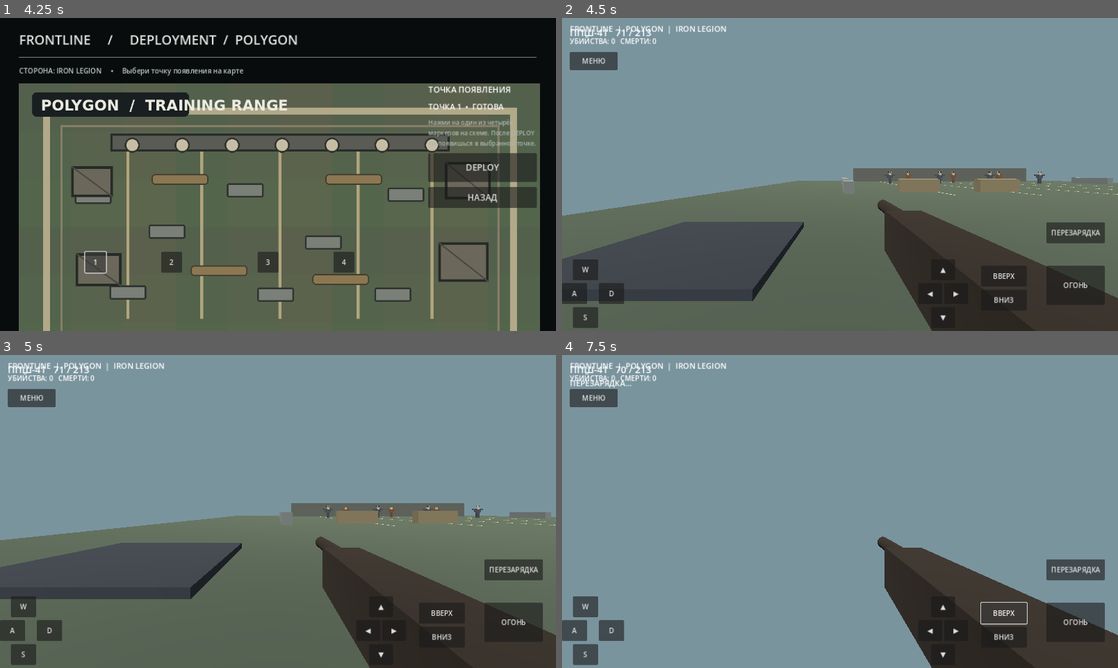
Above: before the commit, frames 1-4 (two rows, left to right).
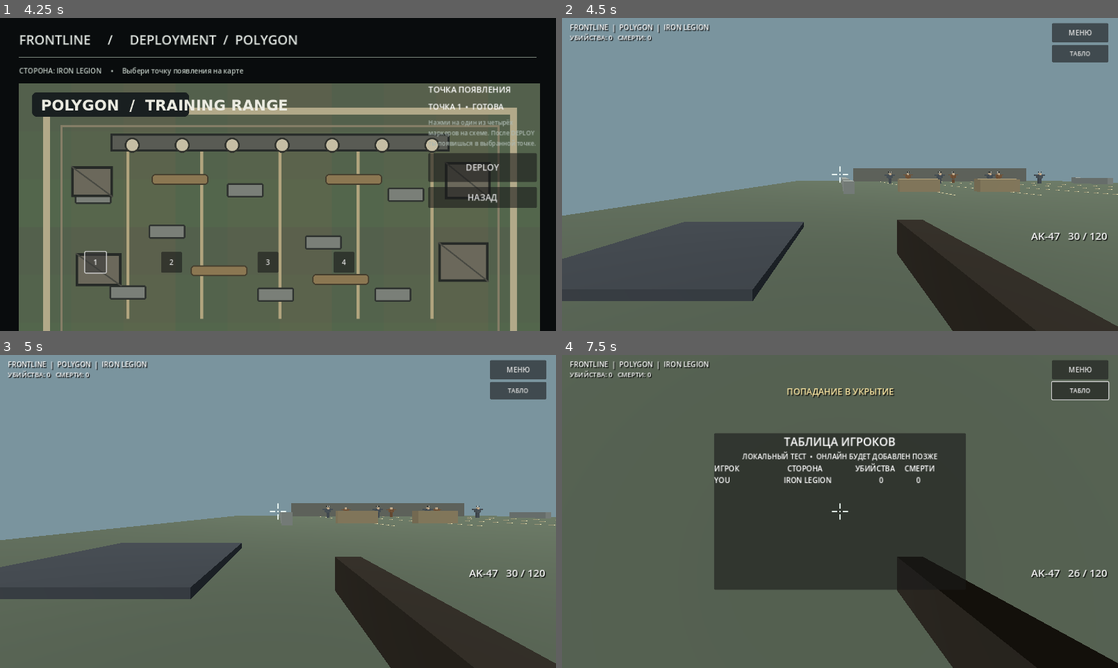
Above: after the commit, the same moments.

Repository: Bihan293/FRONTLINE_Godot
Game: Godot game, scene res://scenes/MainMenu.tscn
The game is run twice, just before and just after one commit, with the same random seed, the same clock (stepped at 60 frames per second) and the same inputs.
Inputs (mouse positions are in pixels of both pictures, inside the frame that each line leads up to):
- Up to frame 1 (4.25 s): click "ИГРАТЬ" at 0.5 s; click "POLYGON Тренировочный полигон" at 1.25 s; click "ИГРАТЬ НА ЭТОЙ КАРТЕ" at 2 s; click "ВЫБРАТЬ" at 2.75 s; click "1" at 3.5 s
- Up to frame 2 (4.5 s): click "DEPLOY" at 4.25 s
- Up to frame 3 (5 s): no input
- Up to frame 4 (7.5 s): click (1073, 621) at 5 s, where only the run before the commit has a clickable "ОГОНЬ"; click (1073, 570) at 5.75 s, where only the run before the commit has a clickable "ПЕРЕЗАРЯДКА"; click (1079, 389) at 6.5 s, where only the run after the commit has a clickable "ТАБЛО"; click (1001, 611) at 7.25 s, where only the run before the commit has a clickable "ВВЕРХ"

Frame 1 is identical in both runs. In frame 2, 8.1% of the frame differs, in the area x 0-100%, y 1-100%; in frame 3, 8.3%; in frame 4, 93%, in the area x 0-100%, y 0-100%.
Error after the commit: Parse Error: Cannot infer the type of "knob" variable because the value doesn't have a set type. (res://scripts/mobile_controls.gd:127)

Commit message:
fix(mobile): joystick + swipe look, correct recoil, non-overlapping HUD
- virtual analog joystick (left) and drag-look (rest of screen)
- touch controls are custom-drawn; no mouse emulation dependency
- fix inverted look axes and downward recoil (kick is now upward with recovery)
- hold-to-fire, reload/crouch/jump buttons, crosshair + hitmarker
- split HUD: stats top-left, MENU/TABLO top-right, ammo bottom-right, notice top-center
- fix TAB scoreboard toggle overriding mobile button

Diff:
--- /dev/null
+++ b/scripts/crosshair.gd
@@ -0,0 +1,37 @@
+extends Control
+class_name Crosshair
+
+var _hit_time := 0.0
+
+func _ready() -> void:
+    set_anchors_and_offsets_preset(Control.PRESET_FULL_RECT)
+    mouse_filter = Control.MOUSE_FILTER_IGNORE
+    set_process(true)
+
+func flash_hit() -> void:
+    _hit_time = 0.16
+    queue_redraw()
+
+func _process(delta: float) -> void:
+    if _hit_time > 0.0:
+        _hit_time = maxf(0.0, _hit_time - delta)
+        queue_redraw()
+
+func _draw() -> void:
+    var c := size * 0.5
+    var gap := 7.0
+    var length := 11.0
+    var col := Color(0.96, 1.0, 0.98, 0.88)
+    draw_line(c + Vector2(-gap - length, 0), c + Vector2(-gap, 0), col, 2.0, true)
+    draw_line(c + Vector2(gap, 0), c + Vector2(gap + length, 0), col, 2.0, true)
+    draw_line(c + Vector2(0, -gap - length), c + Vector2(0, -gap), col, 2.0, true)
+    draw_line(c + Vector2(0, gap), c + Vector2(0, gap + length), col, 2.0, true)
+    draw_circle(c, 1.6, col)
+    if _hit_time > 0.0:
+        var hit_col := Color(1.0, 0.28, 0.22, minf(1.0, _hit_time / 0.08))
+        var a := 8.0
+        var b := 19.0
+        draw_line(c + Vector2(-b, -b), c + Vector2(-a, -a), hit_col, 3.0, true)
+        draw_line(c + Vector2(b, -b), c + Vector2(a, -a), hit_col, 3.0, true)
+        draw_line(c + Vector2(-b, b), c + Vector2(-a, a), hit_col, 3.0, true)
+        draw_line(c + Vector2(b, b), c + Vector2(a, a), hit_col, 3.0, true)
--- /dev/null
+++ b/scripts/mobile_controls.gd
@@ -0,0 +1,150 @@
+extends Control
+class_name MobileControls
+
+## Полностью кастомное мобильное управление:
+## - аналоговый джойстик слева
+## - свайп-обзор по свободной части экрана
+## - круглые кнопки огня / перезарядки / приседа / прыжка
+## Всё считается в координатах экрана и не зависит от эмуляции мыши.
+
+signal move_changed(value: Vector2)
+signal look_delta(delta: Vector2)
+signal fire_changed(pressed: bool)
+signal reload_pressed
+signal stance_down_pressed
+signal stance_up_pressed
+
+const JOY_RADIUS := 92.0
+const JOY_DEADZONE := 0.12
+const FIRE_RADIUS := 76.0
+const SMALL_RADIUS := 42.0
+
+var _joy_origin := Vector2.ZERO
+var _joy_value := Vector2.ZERO
+var _joy_touch := -1
+var _look_touch := -1
+var _button_touches: Dictionary = {}
+var _active: Dictionary = {}
+
+func _ready() -> void:
+    set_anchors_and_offsets_preset(Control.PRESET_FULL_RECT)
+    mouse_filter = Control.MOUSE_FILTER_IGNORE
+    set_process_input(true)
+    resized.connect(queue_redraw)
+
+func _layout() -> Dictionary:
+    var s := size
+    return {
+        "joy": Vector2(150.0, s.y - 155.0),
+        "fire": Vector2(s.x - 118.0, s.y - 122.0),
+        "reload": Vector2(s.x - 118.0, s.y - 292.0),
+        "crouch": Vector2(s.x - 288.0, s.y - 120.0),
+        "jump": Vector2(s.x - 288.0, s.y - 238.0),
+    }
+
+func _input(event: InputEvent) -> void:
+    if event is InputEventScreenTouch:
+        if event.pressed:
+            _touch_down(event.index, event.position)
+        else:
+            _touch_up(event.index)
+    elif event is InputEventScreenDrag:
+        _touch_drag(event.index, event.position, event.relative)
+
+func _touch_down(index: int, pos: Vector2) -> void:
+    if _button_touches.has(index):
+        return
+    var l := _layout()
+    for id in ["fire", "reload", "crouch", "jump"]:
+        var radius := FIRE_RADIUS if id == "fire" else SMALL_RADIUS
+        if pos.distance_to(l[id]) <= radius * 1.15:
+            _button_touches[index] = id
+            _active[id] = true
+            _press(id)
+            queue_redraw()
+            return
+    if _joy_touch == -1 and pos.distance_to(l.joy) <= JOY_RADIUS * 1.7:
+        _joy_touch = index
+        _joy_origin = l.joy
+        _set_joy(Vector2.ZERO)
+        return
+    if _look_touch == -1:
+        _look_touch = index
+
+func _touch_up(index: int) -> void:
+    if _button_touches.has(index):
+        var id: String = _button_touches[index]
+        _button_touches.erase(index)
+        _active.erase(id)
+        if id == "fire":
+            fire_changed.emit(false)
+        queue_redraw()
+        return
+    if index == _joy_touch:
+        _joy_touch = -1
+        _set_joy(Vector2.ZERO)
+    elif index == _look_touch:
+        _look_touch = -1
+
+func _touch_drag(index: int, pos: Vector2, relative: Vector2) -> void:
+    if index == _joy_touch:
+        var d := pos - _joy_origin
+        if d.length() > JOY_RADIUS:
+            d = d.normalized() * JOY_RADIUS
+        _set_joy(d / JOY_RADIUS)
+    elif index == _look_touch:
+        look_delta.emit(relative)
+
+func _press(id: String) -> void:
+    match id:
+        "fire":
+            fire_changed.emit(true)
+        "reload":
+            reload_pressed.emit()
+        "crouch":
+            stance_down_pressed.emit()
+        "jump":
+            stance_up_pressed.emit()
+
+func _set_joy(value: Vector2) -> void:
+    var v := value
+    var length := v.length()
+    if length < JOY_DEADZONE:
+        v = Vector2.ZERO
+    else:
+        v = v.normalized() * ((length - JOY_DEADZONE) / (1.0 - JOY_DEADZONE))
+    _joy_value = v
+    move_changed.emit(v)
+    queue_redraw()
+
+func _draw() -> void:
+    var l := _layout()
+    var font := ThemeDB.fallback_font
+
+    # Джойстик
+    draw_circle(l.joy, JOY_RADIUS, Color(0.04, 0.06, 0.07, 0.38))
+    draw_arc(l.joy, JOY_RADIUS, 0.0, TAU, 64, Color(1, 1, 1, 0.28), 3.0, true)
+    var knob := l.joy + _joy_value * JOY_RADIUS
+    draw_circle(knob, JOY_RADIUS * 0.40, Color(0.85, 0.92, 1.0, 0.50))
+    draw_arc(knob, JOY_RADIUS * 0.40, 0.0, TAU, 48, Color(1, 1, 1, 0.45), 2.0, true)
+
+    _draw_button(l.fire, FIRE_RADIUS, "ОГОНЬ", "fire", Color(0.80, 0.18, 0.12, 0.50), font, 18)
+    _draw_button(l.reload, SMALL_RADIUS, "ПЕРЕЗАР.", "reload", Color(0.12, 0.32, 0.55, 0.48), font, 12)
+    _draw_button(l.crouch, SMALL_RADIUS, "ПРИСЕСТЬ", "crouch", Color(0.20, 0.34, 0.20, 0.48), font, 11)
+    _draw_button(l.jump, SMALL_RADIUS, "ПРЫЖОК", "jump", Color(0.34, 0.30, 0.12, 0.48), font, 12)
+
+func _draw_button(center: Vector2, radius: float, label: String, id: String, color: Color, font: Font, font_size: int) -> void:
+    var active: bool = bool(_active.get(id, false))
+    var fill := color.lightened(0.25) if active else color
+    draw_circle(center, radius, fill)
+    draw_arc(center, radius, 0.0, TAU, 64, Color(1, 1, 1, 0.40 if active else 0.28), 2.5, true)
+    var text_size := font.get_string_size(label, HORIZONTAL_ALIGNMENT_LEFT, -1, font_size)
+    draw_string(
+        font,
+        center + Vector2(-text_size.x * 0.5, font_size * 0.35),
+        label,
+        HORIZONTAL_ALIGNMENT_LEFT,
+        -1,
+        font_size,
+        Color(1, 1, 1, 0.95)
+    )
--- a/scripts/player.gd
+++ b/scripts/player.gd
@@ -1,30 +1,55 @@
 extends CharacterBody3D
 
+const MOBILE_CONTROLS = preload("res://scripts/mobile_controls.gd")
+const CROSSHAIR = preload("res://scripts/crosshair.gd")
+const MOUSE_SENS := 0.0022
+const TOUCH_SENS := 0.0030
 const SPEED := 5.2
 const SPRINT_SPEED := 7.4
 const JUMP_VELOCITY := 5.4
-const MOUSE_SENS := 0.0022
+const MAG_SIZE := 30
+const RESERVE_START := 120
+const RELOAD_TIME := 2.2
+const FIRE_INTERVAL := 0.10
+
 var camera: Camera3D
+var weapon_root: Node3D
+var weapon_base := Vector3.ZERO
+var muzzle_flash: MeshInstance3D
+var muzzle_flash_time := 0.0
+var weapon_kick := 0.0
+
 var pitch := 0.0
 var yaw := 0.0
+var recoil := Vector2.ZERO
 var stance := 0
 var fire_cooldown := 0.0
-var ammo := 71
-var reserve_ammo := 213
+var ammo := MAG_SIZE
+var reserve_ammo := RESERVE_START
 var is_reloading := false
 var reload_timer := 0.0
+
 var hud: CanvasLayer
 var ammo_label: Label
 var notice_label: Label
+var crosshair
+var notice_timer := 0.0
+
+var mobile_controls
 var mobile_move := Vector2.ZERO
-var mobile_look := Vector2.ZERO
+var mobile_fire := false
+var sprint_hold := 0.0
 
 func _ready() -> void:
     floor_snap_length = 0.25
     floor_max_angle = deg_to_rad(48.0)
     _build_player()
+    _build_weapon()
     _build_mobile_controls()
-    Input.mouse_mode = Input.MOUSE_MODE_CAPTURED
+    _build_hud()
+    if not OS.has_feature("mobile"):
+        Input.mouse_mode = Input.MOUSE_MODE_CAPTURED
+    _apply_look()
 
 func _build_player() -> void:
     var collision := CollisionShape3D.new()
@@ -35,93 +60,112 @@
     collision.position.y = 0.9
     add_child(collision)
     camera = Camera3D.new()
-    camera.position = Vector3(0,1.55,0)
+    camera.position = Vector3(0, 1.55, 0)
+    camera.fov = 75.0
     camera.current = true
     add_child(camera)
+
+func _build_weapon() -> void:
+    weapon_root = Node3D.new()
+    weapon_root.position = Vector3(0.27, -0.24, -0.46)
+    weapon_base = weapon_root.position
+    camera.add_child(weapon_root)
+    # Временная заглушка до подключения AK-47.
     var gun := MeshInstance3D.new()
     var gun_mesh := BoxMesh.new()
-    gun_mesh.size = Vector3(0.16,0.18,0.72)
+    gun_mesh.size = Vector3(0.10, 0.13, 0.66)
     gun.mesh = gun_mesh
-    gun.position = Vector3(0.28,-0.25,-0.55)
     var gun_mat := StandardMaterial3D.new()
-    gun_mat.albedo_color = Color(0.16,0.13,0.1)
+    gun_mat.albedo_color = Color(0.14, 0.12, 0.09)
+    gun_mat.roughness = 0.75
     gun.material_override = gun_mat
-    camera.add_child(gun)
-    var barrel := MeshInstance3D.new()
-    var barrel_mesh := CylinderMesh.new()
-    barrel_mesh.top_radius = 0.035
-    barrel_mesh.bottom_radius = 0.035
-    barrel_mesh.height = 0.5
-    barrel.mesh = barrel_mesh
-    barrel.rotation_degrees.x = 90
-    barrel.position = Vector3(0.28,-0.2,-1.08)
-    barrel.material_override = gun_mat
-    camera.add_child(barrel)
+    weapon_root.add_child(gun)
+    muzzle_flash = MeshInstance3D.new()
+    var flash_mesh := SphereMesh.new()
+    flash_mesh.radius = 0.07
+    flash_mesh.height = 0.14
+    muzzle_flash.mesh = flash_mesh
+    var flash_mat := StandardMaterial3D.new()
+    flash_mat.albedo_color = Color(1.0, 0.75, 0.25)
+    flash_mat.emission_enabled = true
+    flash_mat.emission = Color(1.0, 0.55, 0.12)
+    flash_mat.emission_energy_multiplier = 4.0
+    flash_mat.shading_mode = BaseMaterial3D.SHADING_MODE_UNSHADED
+    muzzle_flash.material_override = flash_mat
+    muzzle_flash.position = Vector3(0.0, 0.02, -0.72)
+    muzzle_flash.visible = false
+    weapon_root.add_child(muzzle_flash)
 
 func _build_mobile_controls() -> void:
+    var layer := CanvasLayer.new()
+    layer.layer = 20
+    add_child(layer)
+    mobile_controls = MOBILE_CONTROLS.new()
+    layer.add_child(mobile_controls)
+    mobile_controls.move_changed.connect(_on_move_changed)
+    mobile_controls.look_delta.connect(_on_look_delta)
+    mobile_controls.fire_changed.connect(_on_fire_changed)
+    mobile_controls.reload_pressed.connect(_reload)
+    mobile_controls.stance_down_pressed.connect(_down_action)
+    mobile_controls.stance_up_pressed.connect(_up_action)
+
+func _build_hud() -> void:
     hud = CanvasLayer.new()
+    hud.layer = 10
     add_child(hud)
+    crosshair = CROSSHAIR.new()
+    hud.add_child(crosshair)
     ammo_label = Label.new()
-    ammo_label.position = Vector2(18, 18)
-    ammo_label.add_theme_font_size_override("font_size", 22)
+    ammo_label.anchor_left = 1.0
+    ammo_label.anchor_right = 1.0
+    ammo_label.anchor_top = 1.0
+    ammo_label.anchor_bottom = 1.0
+    ammo_label.offset_left = -310.0
+    ammo_label.offset_right = -24.0
+    ammo_label.offset_top = -238.0
+    ammo_label.offset_bottom = -200.0
+    ammo_label.horizontal_alignment = HORIZONTAL_ALIGNMENT_RIGHT
+    ammo_label.vertical_alignment = VERTICAL_ALIGNMENT_CENTER
+    ammo_label.add_theme_font_size_override("font_size", 24)
+    ammo_label.add_theme_color_override("font_color", Color(1, 1, 1, 0.95))
+    ammo_label.add_theme_color_override("font_shadow_color", Color(0, 0, 0, 0.8))
+    ammo_label.add_theme_constant_override("shadow_offset_x", 2)
+    ammo_label.add_theme_constant_override("shadow_offset_y", 2)
     hud.add_child(ammo_label)
     notice_label = Label.new()
-    notice_label.position = Vector2(18, 52)
-    notice_label.add_theme_font_size_override("font_size", 18)
+    notice_label.anchor_left = 0.0
+    notice_label.anchor_right = 1.0
+    notice_label.offset_left = 0.0
+    notice_label.offset_right = 0.0
+    notice_label.offset_top = 68.0
+    notice_label.offset_bottom = 102.0
+    notice_label.horizontal_alignment = HORIZONTAL_ALIGNMENT_CENTER
+    notice_label.vertical_alignment = VERTICAL_ALIGNMENT_CENTER
+    notice_label.add_theme_font_size_override("font_size", 20)
+    notice_label.add_theme_color_override("font_color", Color(1, 0.92, 0.65, 1.0))
+    notice_label.add_theme_color_override("font_shadow_color", Color(0, 0, 0, 0.85))
+    notice_label.add_theme_constant_override("shadow_offset_x", 2)
+    notice_label.add_theme_constant_override("shadow_offset_y", 2)
     hud.add_child(notice_label)
-    _make_button("ОГОНЬ", Vector2(-165,-150), Vector2(135,90), func(): _shoot())
-    _make_button("ПЕРЕЗАРЯДКА", Vector2(-165,-250), Vector2(135,48), func(): _reload())
-    _make_button("ВВЕРХ", Vector2(-315,-150), Vector2(105,48), func(): _up_action())
-    _make_button("ВНИЗ", Vector2(-315,-95), Vector2(105,48), func(): _down_action())
-    _make_hold_button("W", Vector2(25,-165), Vector2(58,48), Vector2(0,-1), true)
-    _make_hold_button("A", Vector2(0,-110), Vector2(58,48), Vector2(-1,0), true)
-    _make_hold_button("S", Vector2(25,-55), Vector2(58,48), Vector2(0,1), true)
-    _make_hold_button("D", Vector2(85,-110), Vector2(58,48), Vector2(1,0), true)
-    _make_hold_button("◀", Vector2(-460,-110), Vector2(55,48), Vector2(-1,0), false)
-    _make_hold_button("▶", Vector2(-400,-110), Vector2(55,48), Vector2(1,0), false)
-    _make_hold_button("▲", Vector2(-430,-165), Vector2(55,48), Vector2(0,-1), false)
-    _make_hold_button("▼", Vector2(-430,-55), Vector2(55,48), Vector2(0,1), false)
-
-func _make_button(text: String, offset: Vector2, size: Vector2, action: Callable) -> void:
-    var b := Button.new()
-    b.text = text
-    b.size = size
-    b.anchor_left = 1.0
-    b.anchor_right = 1.0
-    b.anchor_top = 1.0
-    b.anchor_bottom = 1.0
-    b.position = offset
-    b.pressed.connect(action)
-    hud.add_child(b)
-
-func _make_hold_button(text: String, offset: Vector2, size: Vector2, direction: Vector2, is_move: bool) -> void:
-    var b := Button.new()
-    b.text = text
-    b.size = size
-    b.anchor_left = 0.0 if offset.x >= 0 else 1.0
-    b.anchor_right = 0.0 if offset.x >= 0 else 1.0
-    b.anchor_top = 1.0
-    b.anchor_bottom = 1.0
-    b.position = offset
-    b.button_down.connect(func(): _set_mobile_direction(is_move, direction))
-    b.button_up.connect(func(): _set_mobile_direction(is_move, Vector2.ZERO))
-    hud.add_child(b)
-
-func _set_mobile_direction(is_move: bool, direction: Vector2) -> void:
-    if is_move:
-        mobile_move = direction
-    else:
-        mobile_look = direction
+    _refresh_ammo()
+
+func _on_move_changed(value: Vector2) -> void:
+    mobile_move = value
+
+func _on_look_delta(delta: Vector2) -> void:
+    yaw -= delta.x * TOUCH_SENS
+    pitch = clampf(pitch - delta.y * TOUCH_SENS, -1.35, 1.35)
+
+func _on_fire_changed(pressed: bool) -> void:
+    mobile_fire = pressed
 
 func _unhandled_input(event: InputEvent) -> void:
     if event is InputEventMouseMotion and Input.mouse_mode == Input.MOUSE_MODE_CAPTURED:
         yaw -= event.relative.x * MOUSE_SENS
-        pitch = clamp(pitch - event.relative.y * MOUSE_SENS, -1.35, 1.35)
-        rotation.y = yaw
-        camera.rotation.x = pitch
-    elif event is InputEventMouseButton and event.pressed and event.button_index == MOUSE_BUTTON_LEFT:
+        pitch = clampf(pitch - event.relative.y * MOUSE_SENS, -1.35, 1.35)
+    elif event is InputEventMouseButton and event.pressed and event.button_index == MOUSE_BUTTON_LEFT and not OS.has_feature("mobile"):
         _shoot()
-    elif event is InputEventKey and event.pressed:
+    elif event is InputEventKey and event.pressed and not event.echo:
         if event.keycode == KEY_R:
             _reload()
         elif event.keycode == KEY_C:
@@ -133,32 +177,51 @@
 
 func _physics_process(delta: float) -> void:
     fire_cooldown = maxf(0.0, fire_cooldown - delta)
+    weapon_kick = lerpf(weapon_kick, 0.0, clampf(delta * 14.0, 0.0, 1.0))
+    weapon_root.position = weapon_base + Vector3(0.0, weapon_kick * 0.25, weapon_kick)
+    if muzzle_flash_time > 0.0:
+        muzzle_flash_time -= delta
+        if muzzle_flash_time <= 0.0:
+            muzzle_flash.visible = false
+
     if is_reloading:
         reload_timer -= delta
         if reload_timer <= 0.0:
-            var need := 71 - ammo
+            var need := MAG_SIZE - ammo
             var take := mini(need, reserve_ammo)
             ammo += take
             reserve_ammo -= take
             is_reloading = false
-            notice_label.text = "Перезаряжено"
-    ammo_label.text = "ППШ-41   %d / %d" % [ammo, reserve_ammo]
+            _set_notice("ПЕРЕЗАРЯЖЕНО", 1.2)
+            _refresh_ammo()
+
+    if notice_timer > 0.0:
+        notice_timer -= delta
+        if notice_timer <= 0.0:
+            notice_label.text = ""
+
+    if mobile_fire or (not OS.has_feature("mobile") and Input.is_mouse_button_pressed(MOUSE_BUTTON_LEFT)):
+        _shoot()
+
     var input_vec := mobile_move
     input_vec.x += float(Input.is_key_pressed(KEY_D) or Input.is_key_pressed(KEY_RIGHT)) - float(Input.is_key_pressed(KEY_A) or Input.is_key_pressed(KEY_LEFT))
     input_vec.y += float(Input.is_key_pressed(KEY_S) or Input.is_key_pressed(KEY_DOWN)) - float(Input.is_key_pressed(KEY_W) or Input.is_key_pressed(KEY_UP))
     input_vec = input_vec.limit_length(1.0)
-    yaw -= mobile_look.x * delta * 1.8
-    pitch = clamp(pitch + mobile_look.y * delta * 1.4, -1.35, 1.35)
-    rotation.y = yaw
-    camera.rotation.x = pitch
-    var direction := (transform.basis * Vector3(input_vec.x,0,input_vec.y)).normalized()
+
+    if stance == 0 and input_vec.length() > 0.92:
+        sprint_hold += delta
+    else:
+        sprint_hold = 0.0
+
     var current_speed := SPEED
-    if Input.is_key_pressed(KEY_SHIFT) and stance == 0:
+    if (Input.is_key_pressed(KEY_SHIFT) or sprint_hold > 0.7) and stance == 0:
         current_speed = SPRINT_SPEED
     if stance == 1:
         current_speed *= 0.55
     elif stance == 2:
         current_speed *= 0.25
+
+    var direction := (transform.basis * Vector3(input_vec.x, 0.0, input_vec.y)).normalized()
     velocity.x = direction.x * current_speed
     velocity.z = direction.z * current_speed
     if not is_on_floor():
@@ -166,8 +229,19 @@
     elif Input.is_key_pressed(KEY_SPACE) and stance == 0:
         velocity.y = JUMP_VELOCITY
     move_and_slide()
+
+    recoil = recoil.lerp(Vector2.ZERO, clampf(delta * 7.0, 0.0, 1.0))
     var target_y := 1.55 if stance == 0 else (1.05 if stance == 1 else 0.58)
     camera.position.y = lerpf(camera.position.y, target_y, delta * 10.0)
+    _apply_look()
+
+func _apply_look() -> void:
+    rotation.y = yaw
+    camera.rotation = Vector3(
+        clampf(pitch + recoil.y, -1.45, 1.45),
+        recoil.x,
+        0.0
+    )
 
 func _down_action() -> void:
     stance = mini(2, stance + 1)
@@ -181,20 +255,33 @@
         velocity.y = JUMP_VELOCITY
 
 func _update_stance() -> void:
-    notice_label.text = ["СТОЯ", "ПРИСЕЛ", "ЛЁЖА"][stance]
+    _set_notice(["СТОЯ", "ПРИСЕЛ", "ЛЁЖА"][stance], 1.2)
 
 func _shoot() -> void:
     if is_reloading or fire_cooldown > 0.0:
         return
     if ammo <= 0:
-        notice_label.text = "Нет патронов — нажми ПЕРЕЗАРЯДКА"
+        _set_notice("НЕТ ПАТРОНОВ — ПЕРЕЗАРЯДКА", 1.4)
         return
     ammo -= 1
-    fire_cooldown = 0.095
-    pitch = clamp(pitch - 0.012, -1.35, 1.35)
-    camera.rotation.x = pitch
+    fire_cooldown = FIRE_INTERVAL
+    _refresh_ammo()
+    # Отдача: подброс вверх + лёгкий горизонтальный разброс.
+    recoil.y = minf(recoil.y + randf_range(0.009, 0.015), 0.13)
+    recoil.x = clampf(recoil.x + randf_range(-0.006, 0.006), -0.045, 0.045)
+    weapon_kick = 0.07
+    muzzle_flash.visible = true
+    muzzle_flash_time = 0.045
+    _apply_look()
+
+    var spread := 0.0
+    if stance == 0 and (mobile_move.length() > 0.2 or velocity.length() > SPEED + 0.5):
+        spread = 0.012
+    var dir := -camera.global_transform.basis.z
+    dir = dir.rotated(camera.global_transform.basis.y, randf_range(-spread, spread))
+    dir = dir.rotated(camera.global_transform.basis.x, randf_range(-spread, spread))
     var from := camera.global_position
-    var to := from + (-camera.global_transform.basis.z * 100.0)
+    var to := from + dir * 120.0
     var query := PhysicsRayQueryParameters3D.create(from, to)
     query.exclude = [self]
     var hit := get_world_3d().direct_space_state.intersect_ray(query)
@@ -205,20 +292,29 @@
             var dummy = body.get_meta("owner_dummy")
             var was_alive: bool = dummy.health > 0.0
             var damage: int = dummy.receive_hit(region)
-            notice_label.text = "ПОПАДАНИЕ: %s  -%d HP" % [region.to_upper(), damage]
+            _set_notice("ПОПАДАНИЕ: %s  −%d HP" % [region.to_upper(), damage], 1.1)
+            if crosshair != null:
+                crosshair.flash_hit()
             if was_alive and dummy.health <= 0.0:
                 var world = get_parent()
                 if world.has_method("add_kill"):
                     world.add_kill()
                 dummy.respawn()
         else:
-            notice_label.text = "ПОПАДАНИЕ"
+            _set_notice("ПОПАДАНИЕ В УКРЫТИЕ", 0.8)
     else:
-        notice_label.text = "ПРОМАХ"
+        _set_notice("ПРОМАХ", 0.7)
 
 func _reload() -> void:
-    if is_reloading or ammo >= 71 or reserve_ammo <= 0:
+    if is_reloading or ammo >= MAG_SIZE or reserve_ammo <= 0:
         return
     is_reloading = true
-    reload_timer = 2.6
-    notice_label.text = "ПЕРЕЗАРЯДКА..."
+    reload_timer = RELOAD_TIME
+    _set_notice("ПЕРЕЗАРЯДКА...", RELOAD_TIME)
+
+func _refresh_ammo() -> void:
+    ammo_label.text = "AK-47   %d / %d" % [ammo, reserve_ammo]
+
+func _set_notice(text: String, time: float = 1.5) -> void:
+    notice_label.text = text
+    notice_timer = time
--- a/scripts/polygon.gd
+++ b/scripts/polygon.gd
@@ -96,26 +96,60 @@
 
 func _build_hud() -> void:
     hud = CanvasLayer.new()
+    hud.layer = 5
     add_child(hud)
+
     var top := Label.new()
     top.text = "FRONTLINE  |  POLYGON  |  " + team_name
-    top.position = Vector2(18, 12)
-    top.add_theme_font_size_override("font_size", 18)
+    top.position = Vector2(18, 10)
+    top.add_theme_font_size_override("font_size", 16)
+    top.add_theme_color_override("font_shadow_color", Color(0, 0, 0, 0.8))
+    top.add_theme_constant_override("shadow_offset_x", 2)
+    top.add_theme_constant_override("shadow_offset_y", 2)
     hud.add_child(top)
+
     stats_label = Label.new()
     stats_label.text = "УБИЙСТВА: 0   СМЕРТИ: 0"
-    stats_label.position = Vector2(18, 42)
-    stats_label.add_theme_font_size_override("font_size", 16)
+    stats_label.position = Vector2(18, 34)
+    stats_label.add_theme_font_size_override("font_size", 15)
+    stats_label.add_theme_color_override("font_shadow_color", Color(0, 0, 0, 0.8))
+    stats_label.add_theme_constant_override("shadow_offset_x", 2)
+    stats_label.add_theme_constant_override("shadow_offset_y", 2)
     hud.add_child(stats_label)
+
     var back := Button.new()
     back.text = "МЕНЮ"
-    back.position = Vector2(18, 78)
-    back.custom_minimum_size = Vector2(110, 42)
+    back.anchor_left = 1.0
+    back.anchor_right = 1.0
+    back.offset_left = -152.0
+    back.offset_right = -22.0
+    back.offset_top = 12.0
+    back.offset_bottom = 56.0
+    back.add_theme_font_size_override("font_size", 16)
     back.pressed.connect(func(): get_tree().change_scene_to_file("res://scenes/MainMenu.tscn"))
     hud.add_child(back)
+
+    var board_btn := Button.new()
+    board_btn.text = "ТАБЛО"
+    board_btn.anchor_left = 1.0
+    board_btn.anchor_right = 1.0
+    board_btn.offset_left = -152.0
+    board_btn.offset_right = -22.0
+    board_btn.offset_top = 62.0
+    board_btn.offset_bottom = 102.0
+    board_btn.add_theme_font_size_override("font_size", 14)
+    board_btn.pressed.connect(func(): scoreboard.visible = not scoreboard.visible)
+    hud.add_child(board_btn)
+
     scoreboard = PanelContainer.new()
-    scoreboard.position = Vector2(350, 150)
-    scoreboard.size = Vector2(580, 360)
+    scoreboard.anchor_left = 0.5
+    scoreboard.anchor_right = 0.5
+    scoreboard.anchor_top = 0.5
+    scoreboard.anchor_bottom = 0.5
+    scoreboard.offset_left = -290.0
+    scoreboard.offset_right = 290.0
+    scoreboard.offset_top = -180.0
+    scoreboard.offset_bottom = 180.0
     scoreboard.visible = false
     hud.add_child(scoreboard)
     var sb := VBoxContainer.new()
@@ -138,5 +172,6 @@
     score_kills += 1
     stats_label.text = "УБИЙСТВА: %d   СМЕРТИ: %d" % [score_kills, score_deaths]
 
-func _process(_delta: float) -> void:
-    scoreboard.visible = Input.is_key_pressed(KEY_TAB)
+func _unhandled_input(event: InputEvent) -> void:
+    if event is InputEventKey and event.pressed and not event.echo and event.keycode == KEY_TAB:
+        scoreboard.visible = not scoreboard.visible
